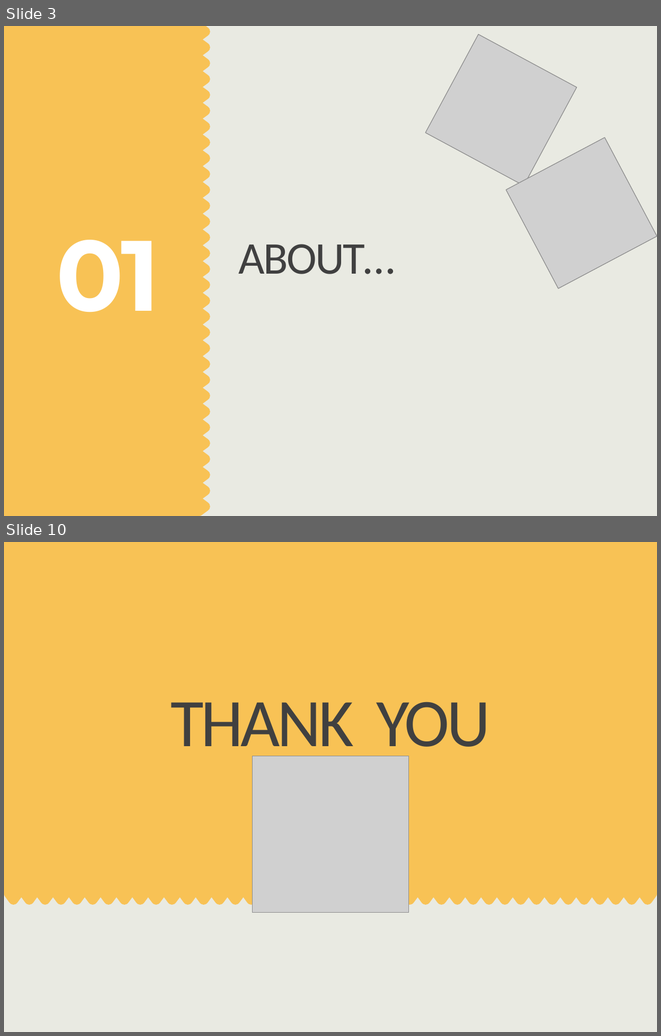
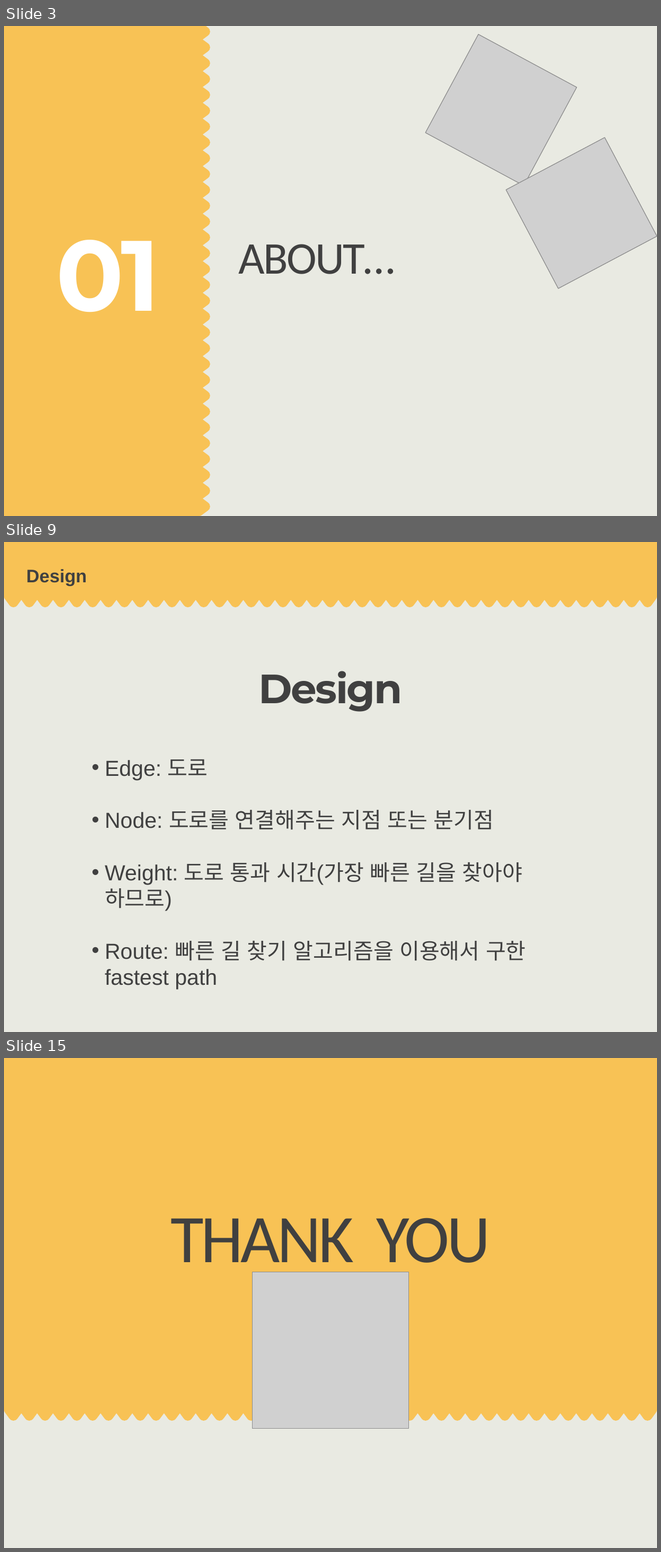
Before and after one commit to ilovethisid/Data-Structure-Design, a slide deck: week1.pptx. Shown one above the other, each under a label of ours: slides 3 and 10 before the commit, slides 3, 9 and 15 after it; the slides between them are not shown. The pictures are 661x1036 and 661x1552 pixels, drawn with LibreOffice and Linux fonts; fonts in the diff are those of the drawing; grey boxes stand for pictures. Boxes give left, top, right and bottom in pixels: in the first picture for what was removed or moved away, otherwise in the second. Text is boxed around its words. In the diff, an @@ line names an element or a change of style, - is before the commit and + after.

```diff
--- a/week1.pptx
+++ b/week1.pptx
@@ slide 9 added at box(4, 542, 657, 1032), background #E9EAE2 @@
@@ freeform shape added at box(4, 542, 657, 607), fill #F8C255 @@
@@ title added at box(26, 569, 87, 585), 20 pt, text #404040, bold @@
+Design
@@ text added at box(259, 671, 403, 712), 45 pt, text #404040, bold @@
+Design
@@ text added at box(105, 759, 526, 989), 24 pt, text #404040 @@
+• Edge: 도로
+• Node: 도로를 연결해주는 지점 또는 분기점
+• Weight: 도로 통과 시간(가장 빠른 길을 찾아야 하므로)
+• Route: 빠른 길 찾기 알고리즘을 이용해서 구한 fastest path
@@ what was slide 10 is now slide 15 @@
```
Also in this commit, not shown: 4 slides changed, 7 other slides added, 3 slides removed.
